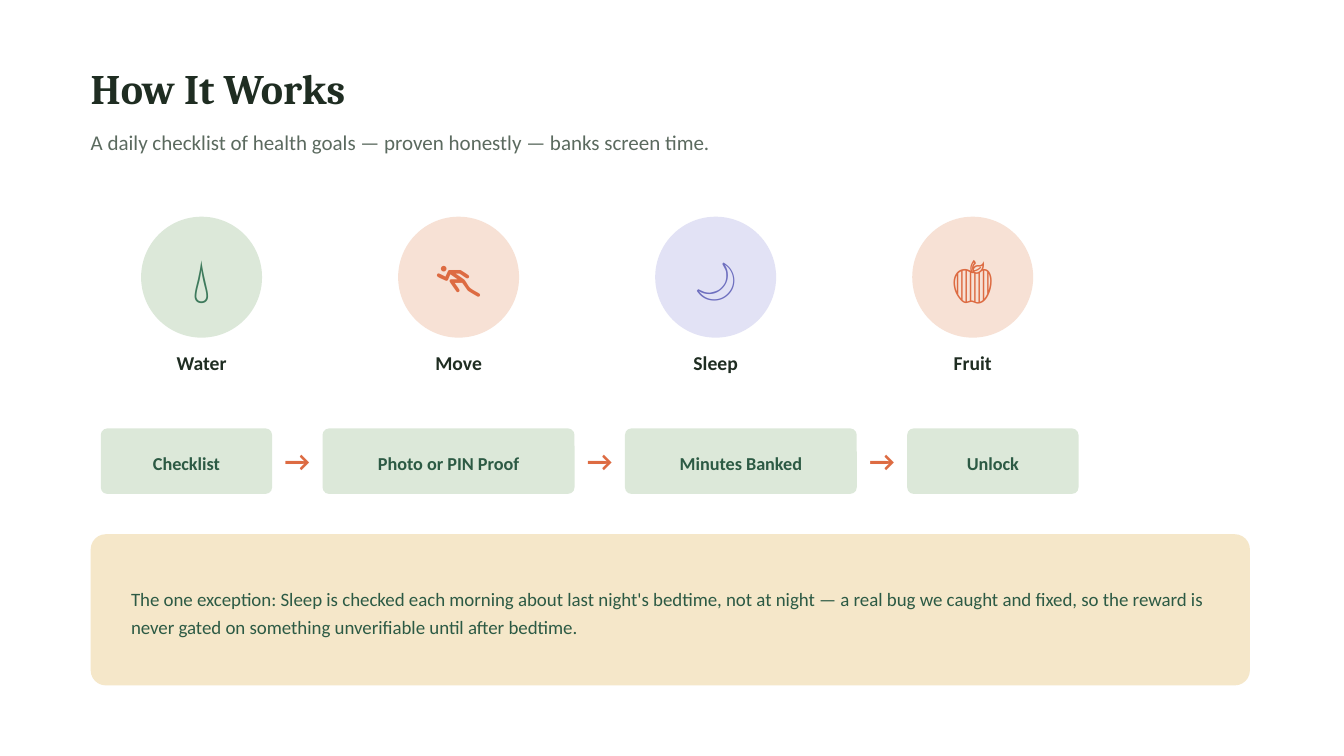
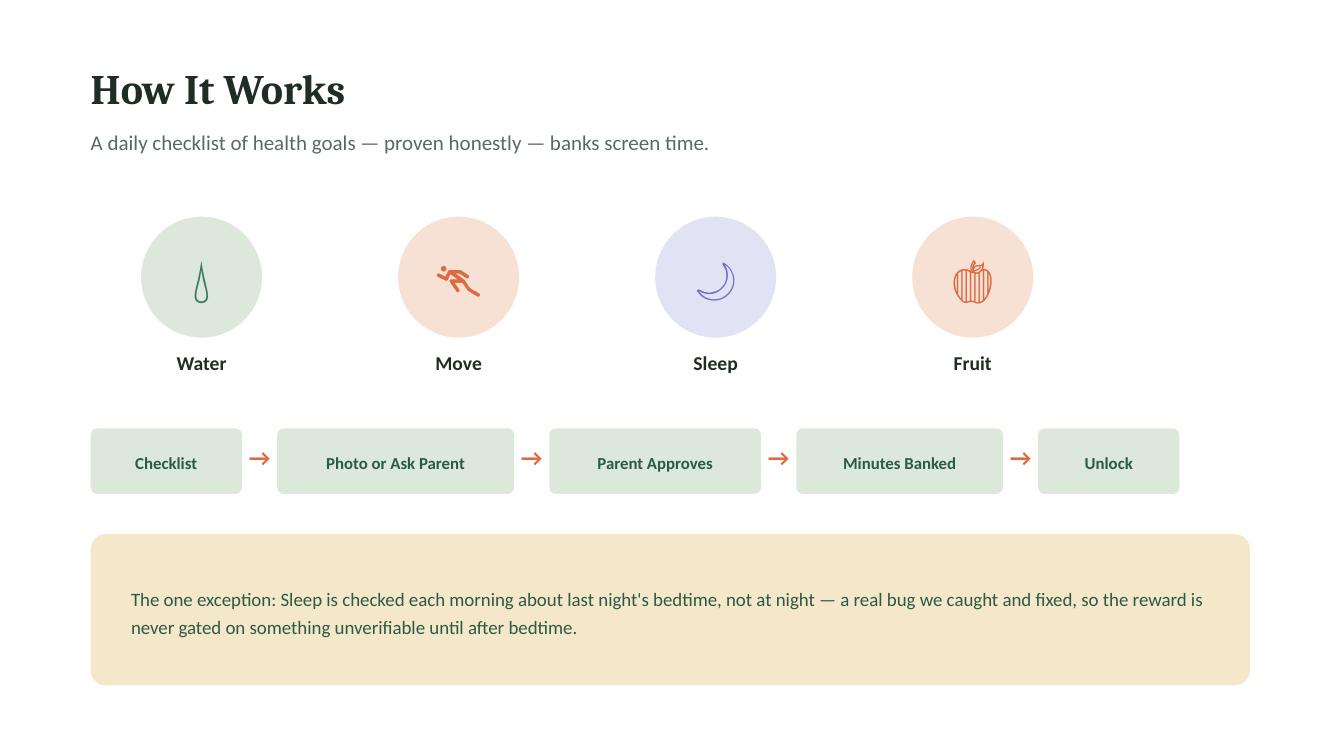
Before and after one commit to sahil19891989/health-first, a slide deck: slide 5 of Health_First_Week6_Pitch.pptx. Drawn at 1344x756 pixels with LibreOffice and Linux fonts; fonts in the diff are those of the drawing. Boxes give left, top, right and bottom in pixels: in the first picture for what was removed or moved away, otherwise in the second. Text is boxed around its words. In the diff, an @@ line names an element or a change of style, - is before the commit and + after.

Commit message:
Update README, Week 6 doc, and pitch deck to describe the parent-review-queue + bulk-approve workflow

```diff
--- a/Health_First_Week6_Pitch.pptx
+++ b/Health_First_Week6_Pitch.pptx
@@ text "Checklist": place and size @@
-text "Checklist" at [153,457,220,470]
+text "Checklist" at [135,457,197,469]
@@ rounded rectangle: place and size @@
-rounded rectangle at [101,429,272,494]
+rounded rectangle at [91,429,242,494]
@@ text "→": place and size @@
-text "→" at [272,439,323,489]
+text "→" at [242,439,277,489]
@@ rounded rectangle: place and size @@
-rounded rectangle at [323,429,575,494]
+rounded rectangle at [277,429,514,494]
@@ text "→": place and size @@
-text "→" at [575,439,625,489]
+text "→" at [514,439,549,489]
@@ rounded rectangle: place and size @@
-rounded rectangle at [625,429,857,494]
+rounded rectangle at [549,429,761,494]
@@ size 20 to 17 pt in 3 elements at [242,439,277,489], [514,439,549,489], [761,439,797,489] @@
@@ text "→": place and size @@
-text "→" at [857,439,907,489]
+text "→" at [761,439,797,489]
@@ size 13 to 12 pt in 3 elements at [135,457,197,469], [1085,457,1133,469], [843,457,956,469] @@
@@ rounded rectangle: place and size @@
-rounded rectangle at [907,429,1079,494]
+rounded rectangle at [797,429,1003,494]
@@ text "Minutes Banked": place and size @@
-text "Minutes Banked" at [680,457,802,470]
+text "Minutes Banked" at [843,457,956,469]
@@ text added at [1003,439,1038,489], 17 pt, text #DD6B42, bold @@
+→
@@ text "Unlock": place and size @@
-text "Unlock" at [967,457,1019,470]
+text "Unlock" at [1085,457,1133,469]
@@ rounded rectangle added at [1038,429,1180,494], fill #DCE8D9 @@
@@ text at [326,457,465,469]: text changed; size 13 to 12 pt @@
-Photo or PIN Proof
+Photo or Ask Parent
@@ text added at [597,458,713,472], 12 pt, text #2C5A44, bold @@
+Parent Approves
```
Also in this commit, not shown: 1 other slide changed, 2 other files.
